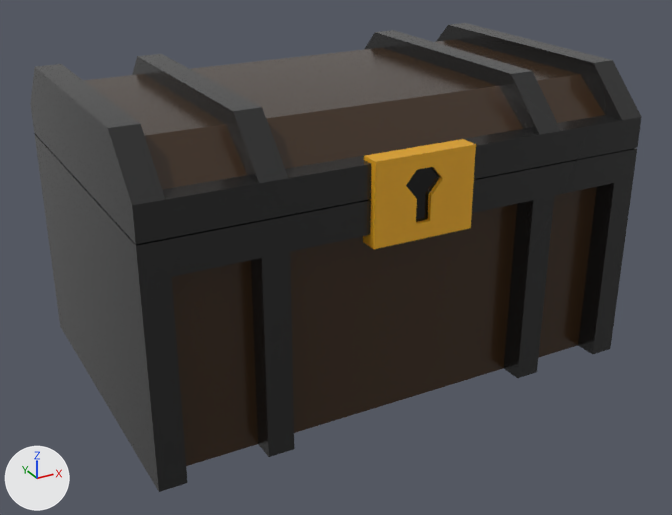
What one commit did to the FBX model Gauntlet/Assets/Maya Assets/Loot_Chest.fbx.
Both versions are drawn from a camera (50 mm lens) standing at (-0.07, -0.249, 0.195) and looking at (0.098, 0.057, 0.042). Arrows for +X, +Y and +Z are at lower left; the lights stay in place. Where no turn or scale is listed for an object, it has been applied to the vertices.
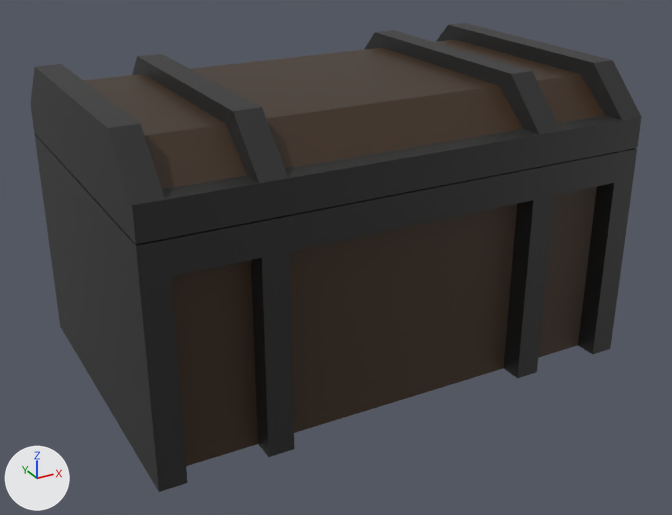
Commit message: Updated Chest

The change, as a list of edits to the scene's bpy script:
```text
Add mat_chestmain_mat:
    mat_chestmain_mat = principled_material('ChestMain_mat')
    mat_chestmain_mat.texture = img_chestuv_png  # with its transparency
Change me_mesh:
    where me_mesh.from_pydata(...)  # 182 vertices, 174 faces; spans x 0.0..0.2, y 0.0..0.133, z 0.0..0.119
    remove me_mesh.materials.append(mat_chest_mat)  # picture img_chestuv_png
    add me_mesh.materials.append(mat_chestmain_mat)  # picture img_chestuv_png
Remove ob_polysurface2:
    ob_polysurface2 = bpy.data.objects.new('polySurface2', me_mesh_001)
    ob_polysurface2.location = (0.0, 0.0, 0.0)
```

What differs and where, as boxes [x1, y1, x2, y2] in the pictures (672 x 515 px):
'polySurface1', recoloured: [30, 23, 638, 488] in both
'polySurface2', deleted (brown): before [363, 139, 476, 249]
